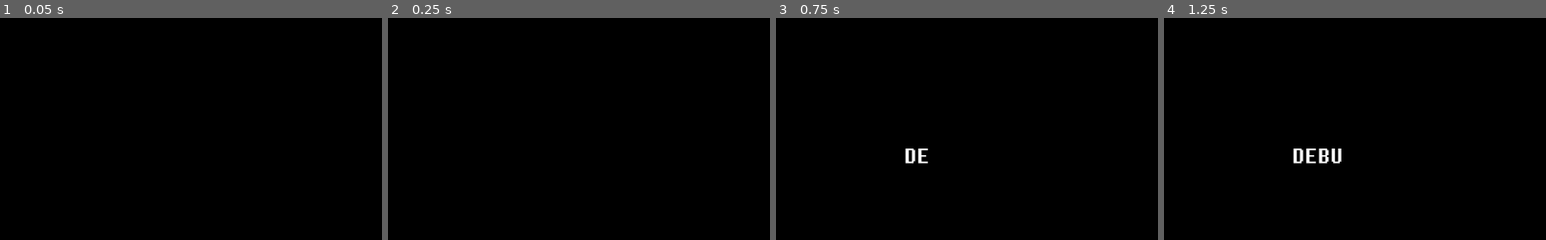
Above: before the commit, frames 1-4 (left to right).
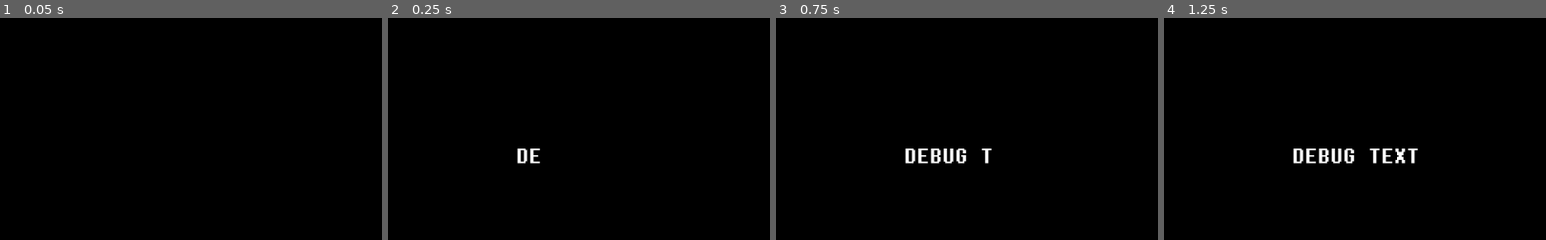
Above: after the commit, the same moments.

Repository: wangziwenhk/DustShiftGame
Game: Godot game, scene res://story.tscn
Same seed, same stepped clock (60 frames per second), same inputs: the game is played once before the commit and once after it. This scene is started directly instead of the project's main scene.
Inputs:
- Up to frame 1 (0.05 s): no input
- Up to frame 2 (0.25 s): no input
- Up to frame 3 (0.75 s): tap Enter (ui_accept) at 0.5, 0.6 s
- Up to frame 4 (1.25 s): tap Enter (ui_accept) at 0.77, 1.07 s
The pictures show only the part of the screen within x 10-60%, y 50-100%; the shares and areas given below are measured in that part.

Frame 1 is identical in both runs. In frame 2, 0.3% of the frame differs, in the area x 33-40%, y 58-66%; in frame 3, 0.6%; in frame 4, 0.6%, in the area x 47-67%, y 58-66%.

Commit message:
修复字体与音效不同步的BUG

Diff:
--- a/lev_sel.tscn
+++ b/lev_sel.tscn
@@ -192,6 +192,33 @@
 "out_move": SubResource("Animation_46lwa")
 }
 
+[sub_resource type="Animation" id="Animation_6ntlq"]
+length = 0.001
+tracks/0/type = "value"
+tracks/0/imported = false
+tracks/0/enabled = true
+tracks/0/path = NodePath(".:position")
+tracks/0/interp = 1
+tracks/0/loop_wrap = true
+tracks/0/keys = {
+"times": PackedFloat32Array(0),
+"transitions": PackedFloat32Array(1),
+"update": 0,
+"values": [Vector2(-385, 305)]
+}
+tracks/1/type = "value"
+tracks/1/imported = false
+tracks/1/enabled = true
+tracks/1/path = NodePath(".:rotation")
+tracks/1/interp = 1
+tracks/1/loop_wrap = true
+tracks/1/keys = {
+"times": PackedFloat32Array(0),
+"transitions": PackedFloat32Array(1),
+"update": 0,
+"values": [0.0]
+}
+
 [sub_resource type="Animation" id="Animation_5o0b7"]
 resource_name = "in_move"
 tracks/0/type = "value"
@@ -214,33 +241,6 @@
 tracks/1/loop_wrap = true
 tracks/1/keys = {
 "times": PackedFloat32Array(1),
-"transitions": PackedFloat32Array(1),
-"update": 0,
-"values": [0.0]
-}
-
-[sub_resource type="Animation" id="Animation_6ntlq"]
-length = 0.001
-tracks/0/type = "value"
-tracks/0/imported = false
-tracks/0/enabled = true
-tracks/0/path = NodePath(".:position")
-tracks/0/interp = 1
-tracks/0/loop_wrap = true
-tracks/0/keys = {
-"times": PackedFloat32Array(0),
-"transitions": PackedFloat32Array(1),
-"update": 0,
-"values": [Vector2(-385, 305)]
-}
-tracks/1/type = "value"
-tracks/1/imported = false
-tracks/1/enabled = true
-tracks/1/path = NodePath(".:rotation")
-tracks/1/interp = 1
-tracks/1/loop_wrap = true
-tracks/1/keys = {
-"times": PackedFloat32Array(0),
 "transitions": PackedFloat32Array(1),
 "update": 0,
 "values": [0.0]
--- a/scripts/story_script.gd
+++ b/scripts/story_script.gd
@@ -44,7 +44,7 @@
 
 		$RichTextLabel.visible_ratio = 0
 		tween.tween_callback(_frame_update.bind(text_array[text_index]))
-		tween.tween_property($RichTextLabel,"visible_ratio",1,3)
+		tween.tween_property($RichTextLabel,"visible_ratio",1,1)
 		tween.play()
 	else:
 		end_text()
